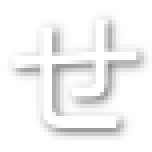
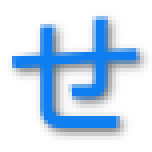
Layers edited between the first and the second 152×152 image:
showed "せ #1", painted on it over [12, 16, 140, 132]
hid "せ" over [12, 16, 140, 132]
